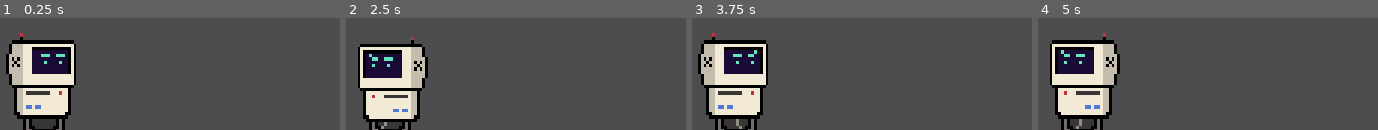
Above: before the commit, frames 1-4 (left to right).
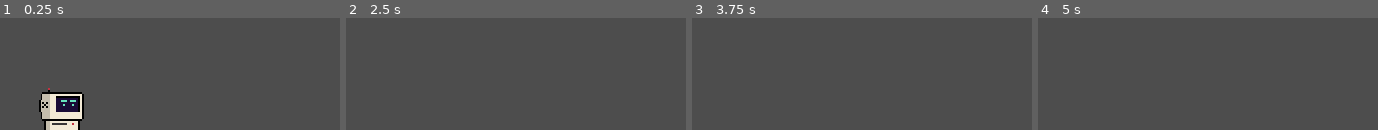
Above: after the commit, the same moments.

Repository: ZcvGuilherme/Opala-game
Game: Godot game, scene res://levels/fase_1.tscn
The game is run twice, just before and just after one commit, with the same random seed, the same clock (stepped at 60 frames per second) and the same inputs.
Inputs:
- Up to frame 1 (0.25 s): no input
- Up to frame 2 (2.5 s): tap Enter (ui_accept) at 0.5, 0.6, 0.77, 1.07, 1.35, 1.52, 1.82, 2, 2.1 s; hold Right (ui_right) 0.53-2.03 s; hold Left (ui_left) from 2.03 s (still down)
- Up to frame 3 (3.75 s): release Left (ui_left) at 2.78 s; hold Right (ui_right) from 2.78 s (still down); tap Enter (ui_accept) at 2.85, 3.02, 3.32, 3.6 s
- Up to frame 4 (5 s): tap Enter (ui_accept) at 3.77, 4.07, 4.35, 4.52, 4.82 s; release Right (ui_right) at 4.28 s; hold Left (ui_left) from 4.28 s (still down)

The runs differ from the first frame. In frame 1, 15% of the frame differs, in the area x 1-25%, y 13-100%; in frame 2, 13%; in frame 3, 14%; in frame 4, 14%.

Commit message:
configuração pulo e movimento

Diff:
--- a/levels/fase_1.tscn
+++ b/levels/fase_1.tscn
@@ -7,12 +7,12 @@
 [ext_resource type="Texture2D" uid="uid://cl4b5g1gnlusc" path="res://assets/player/idle/sprite_3.png" id="5_sgdvq"]
 [ext_resource type="Texture2D" uid="uid://b4snjhb4yr3e8" path="res://assets/player/idle/sprite_4.png" id="6_82vxp"]
 [ext_resource type="Texture2D" uid="uid://b7xlhn6m23err" path="res://assets/player/idle/sprite_5.png" id="7_gfanq"]
-[ext_resource type="Texture2D" uid="uid://12s81fq6b5uh" path="res://assets/player/moving/Running/sprite_0.png" id="8_0adt6"]
-[ext_resource type="Texture2D" uid="uid://byd05eoo3vw7u" path="res://assets/player/moving/Running/sprite_1.png" id="9_jskx6"]
-[ext_resource type="Texture2D" uid="uid://c1qcdmfnp8pg6" path="res://assets/player/moving/Running/sprite_2.png" id="10_tpd60"]
-[ext_resource type="Texture2D" uid="uid://bb8geennxnvvm" path="res://assets/player/moving/Running/sprite_3.png" id="11_p7s6i"]
-[ext_resource type="Texture2D" uid="uid://bnjwdhi0rivh1" path="res://assets/player/moving/Running/sprite_4.png" id="12_ptvkr"]
-[ext_resource type="Texture2D" uid="uid://qh7qmo5yb3qo" path="res://assets/player/moving/Running/sprite_5.png" id="13_eacpi"]
+[ext_resource type="Texture2D" uid="uid://12s81fq6b5uh" path="res://assets/player/moving/run/sprite_0.png" id="8_0adt6"]
+[ext_resource type="Texture2D" uid="uid://byd05eoo3vw7u" path="res://assets/player/moving/run/sprite_1.png" id="9_jskx6"]
+[ext_resource type="Texture2D" uid="uid://c1qcdmfnp8pg6" path="res://assets/player/moving/run/sprite_2.png" id="10_tpd60"]
+[ext_resource type="Texture2D" uid="uid://bb8geennxnvvm" path="res://assets/player/moving/run/sprite_3.png" id="11_p7s6i"]
+[ext_resource type="Texture2D" uid="uid://bnjwdhi0rivh1" path="res://assets/player/moving/run/sprite_4.png" id="12_ptvkr"]
+[ext_resource type="Texture2D" uid="uid://qh7qmo5yb3qo" path="res://assets/player/moving/run/sprite_5.png" id="13_eacpi"]
 
 [sub_resource type="CapsuleShape2D" id="CapsuleShape2D_5s2kv"]
 
@@ -69,12 +69,15 @@
 "texture": ExtResource("13_eacpi")
 }],
 "loop": true,
-"name": &"running",
-"speed": 10.0
+"name": &"run",
+"speed": 8.0
 }]
 
 [sub_resource type="RectangleShape2D" id="RectangleShape2D_ru54l"]
-size = Vector2(532, 20)
+size = Vector2(1140.5, 22.5)
+
+[sub_resource type="RectangleShape2D" id="RectangleShape2D_0adt6"]
+size = Vector2(54.5, 186)
 
 [node name="Fase1" type="Node2D"]
 
@@ -86,17 +89,25 @@
 shape = SubResource("CapsuleShape2D_5s2kv")
 
 [node name="AnimacaoPlayer" type="AnimatedSprite2D" parent="Player"]
-position = Vector2(0, -1)
-scale = Vector2(0.0307617, 0.0356445)
+position = Vector2(1, 5.27501e-06)
+scale = Vector2(0.0291748, 0.0323486)
 sprite_frames = SubResource("SpriteFrames_jskx6")
-animation = &"running"
-
-[node name="Camera2D" type="Camera2D" parent="Player"]
-position = Vector2(17, -37)
-zoom = Vector2(3, 3)
+animation = &"run"
 
 [node name="StaticBody2D" type="StaticBody2D" parent="."]
 position = Vector2(267, 275)
 
 [node name="CollisionShape2D" type="CollisionShape2D" parent="StaticBody2D"]
+position = Vector2(104.5, 40.25)
 shape = SubResource("RectangleShape2D_ru54l")
+
+[node name="StaticBody2D2" type="StaticBody2D" parent="."]
+
+[node name="CollisionShape2D" type="CollisionShape2D" parent="StaticBody2D2"]
+position = Vector2(-179.75, 236)
+shape = SubResource("RectangleShape2D_0adt6")
+
+[node name="Camera2D" type="Camera2D" parent="."]
+position = Vector2(81, 212)
+zoom = Vector2(2, 2)
+limit_smoothed = true
--- a/project.godot
+++ b/project.godot
@@ -29,3 +29,5 @@
 textures/canvas_textures/default_texture_filter=0
 renderer/rendering_method="gl_compatibility"
 renderer/rendering_method.mobile="gl_compatibility"
+anti_aliasing/screen_space_roughness_limiter/amount=0.41
+anti_aliasing/screen_space_roughness_limiter/limit=0.19
--- a/scripts/player.gd
+++ b/scripts/player.gd
@@ -1,15 +1,31 @@
 extends CharacterBody2D
 
+@onready var animacaoPlayer = $AnimacaoPlayer
 
-const SPEED = 300.0
-const JUMP_VELOCITY = -400.0
+const SPEED := 200
+const ACCELERATION := 1200
+const FRICTION := 2000
+const JUMP_VELOCITY = -350.0
+const GRAVITY := 1000
+
+func handle_animation(direction: float) -> void:
+	if direction != 0:
+		animacaoPlayer.play("run")
+		animacaoPlayer.flip_h = direction < 0
+	else:
+		animacaoPlayer.play("idle")
+
+	if not is_on_floor():
+		animacaoPlayer.play("idle")
 
 func _physics_process(delta: float) -> void:
 	# Add the gravity.
 	if not is_on_floor():
-		velocity += get_gravity() * delta
+		velocity.y += GRAVITY * delta
+	# Handle jump
+	if Input.is_action_just_released("ui_accept") and velocity.y < 0:
+		velocity.y *= 0.5
 
-	# Handle jump.
 	if Input.is_action_just_pressed("ui_accept") and is_on_floor():
 		velocity.y = JUMP_VELOCITY
 
@@ -17,17 +33,12 @@
 	# As good practice, you should replace UI actions with custom gameplay actions.
 	var direction := Input.get_axis("ui_left", "ui_right")
 	if direction:
-		velocity.x = direction * SPEED
+		velocity.x = move_toward(velocity.x, direction * SPEED, ACCELERATION * delta)
 	else:
-		velocity.x = move_toward(velocity.x, 0, SPEED)
-	# Animação
-	# Animação
-	if direction != 0:
-		$AnimacaoPlayer.play("running")
-		$AnimacaoPlayer.flip_h = direction < 0
-	else:
-		$AnimacaoPlayer.play("idle")
+		if abs(velocity.x) < 10:
+			velocity.x = 0
+		else:
+			velocity.x = move_toward(velocity.x, 0, FRICTION * delta)
 
+	handle_animation(direction)
 	move_and_slide()
-func _ready():
-	$AnimacaoPlayer.play("idle")
Renamed: assets/player/moving/Running/sprite_0.png -> assets/player/moving/run/sprite_0.png
Not shown, changed: assets/player/moving/run/sprite_0.png.import
Renamed: assets/player/moving/Running/sprite_1.png -> assets/player/moving/run/sprite_1.png
Not shown, changed: assets/player/moving/run/sprite_1.png.import
Renamed: assets/player/moving/Running/sprite_2.png -> assets/player/moving/run/sprite_2.png
Not shown, changed: assets/player/moving/run/sprite_2.png.import
Renamed: assets/player/moving/Running/sprite_3.png -> assets/player/moving/run/sprite_3.png
Not shown, changed: assets/player/moving/run/sprite_3.png.import
Renamed: assets/player/moving/Running/sprite_4.png -> assets/player/moving/run/sprite_4.png
Not shown, changed: assets/player/moving/run/sprite_4.png.import
Renamed: assets/player/moving/Running/sprite_5.png -> assets/player/moving/run/sprite_5.png
Not shown, changed: assets/player/moving/run/sprite_5.png.import
(and 1 more such lines)
